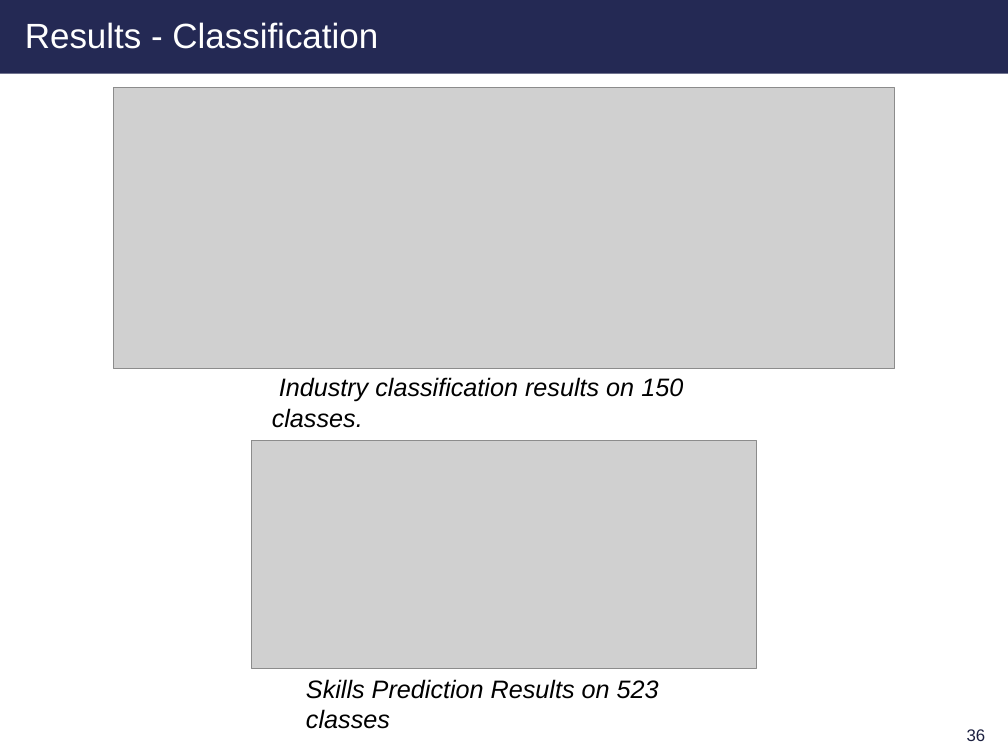
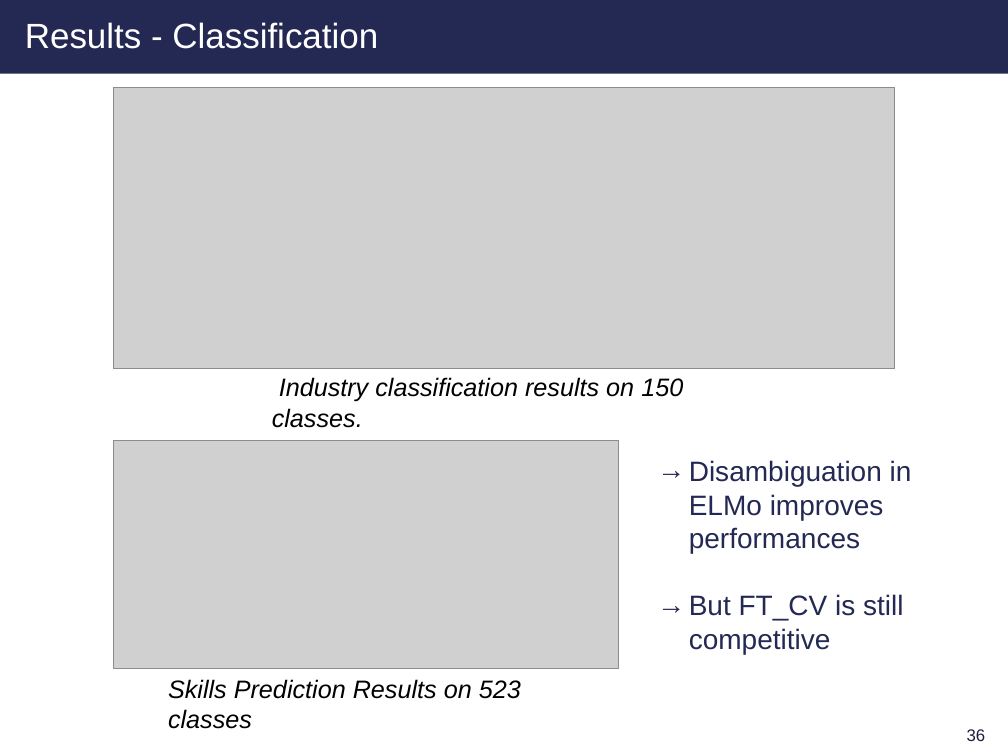
Before and after one commit to clara-gdef/defense, a slide deck: slide 37 of defense.pptx. Drawn at 1008x756 pixels with LibreOffice and Linux fonts; fonts in the diff are those of the drawing; grey boxes stand for pictures; background and template pictures are left out. Boxes give left, top, right and bottom in pixels: in the first picture for what was removed or moved away, otherwise in the second. Text is boxed around its words. In the diff, an @@ line names an element or a change of style, - is before the commit and + after.

```diff
--- a/defense.pptx
+++ b/defense.pptx
@@ picture: place and size @@
-picture at <box>251,440,756,668</box>
+picture at <box>113,440,618,668</box>
@@ text added at <box>689,460,912,654</box>, 20 pt, text #242954 @@
+→ Disambiguation in ELMo improves performances
+→ But FT_CV is still competitive
@@ text "Skills Prediction Results on 523 ...": place and size @@
-text "Skills Prediction Results on 523 ..." at <box>306,679,659,729</box>
+text "Skills Prediction Results on 523 ..." at <box>168,679,521,729</box>
```
Also in this commit, not shown: 10 other slides changed, 1 slide added, 1 slide removed.
